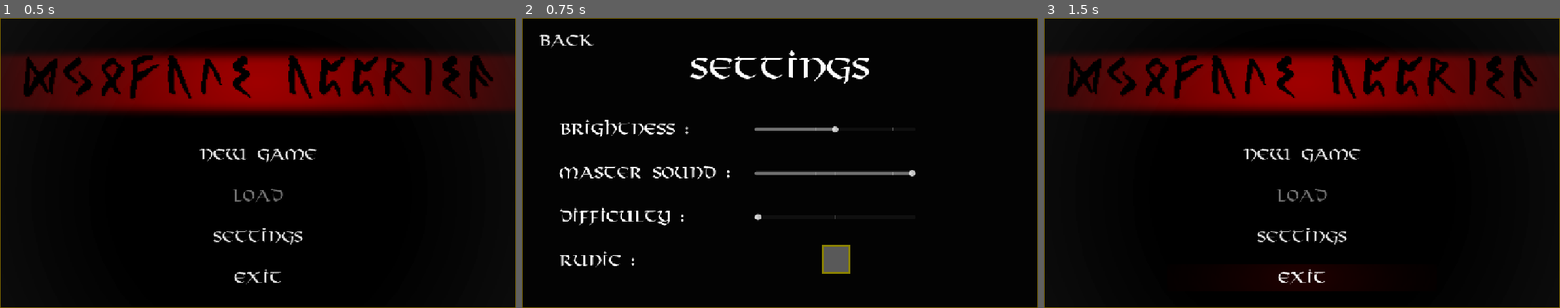
Above: before the commit, frames 1-3 (left to right).
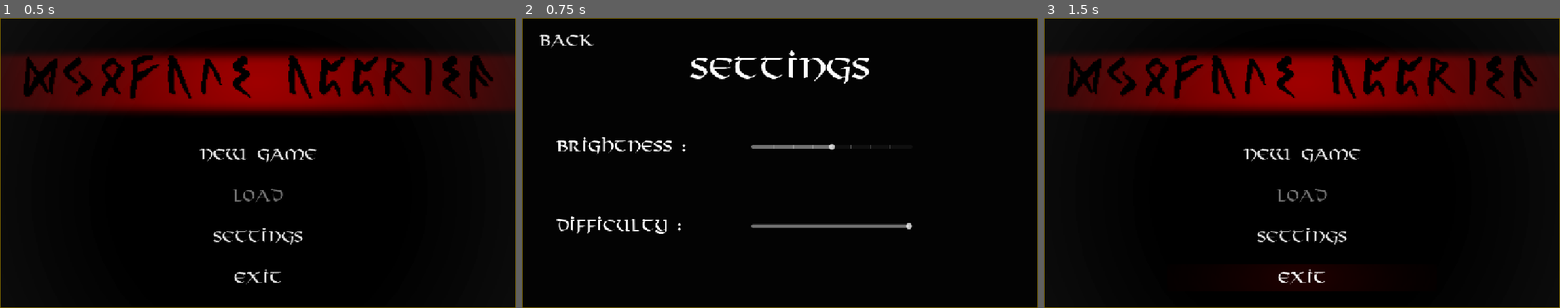
Above: after the commit, the same moments.

Repository: Leasx111/Tiofus-Ubrisa
Game: Godot game, scene res://scenes/Menus and Death Screen/Menus/main_menu.tscn
Same seed, same stepped clock (60 frames per second), same inputs: the game is played once before the commit and once after it.
Inputs:
- Up to frame 1 (0.5 s): no input
- Up to frame 2 (0.75 s): click "Settings" at 0.5 s
- Up to frame 3 (1.5 s): click "Back" at 1.25 s

Frame 1 is identical in both runs. In frame 2, 4.2% of the frame differs, in the area x 6-77%, y 34-89%; in frame 3, nothing differs.

Commit message:
persisting settings added

Diff:
--- a/scenes/Menus and Death Screen/Menus/settings_menu.gd
+++ b/scenes/Menus and Death Screen/Menus/settings_menu.gd
@@ -4,12 +4,15 @@
 @export var brightness_slider: HSlider
 @export var master_sound_slider: HSlider
 
+@export var label: Label
+
+
 # Called when the node enters the scene tree for the first time.
 func _ready() -> void:
 
-	world_environment.environment.adjustment_brightness = SaveData.brightness / 100
+	world_environment.environment.adjustment_brightness = SaveData.settings.brightness / 100
 
-	brightness_slider.value = SaveData.brightness
+	brightness_slider.value = SaveData.settings.brightness
 
 # Called every frame. 'delta' is the elapsed time since the previous frame.
 func _process(_delta: float) -> void:
@@ -18,15 +21,32 @@
 
 func _on_brightness_slider_value_changed(value: float) -> void:
 
-	SaveData.brightness = brightness_slider.value
+	SaveData.settings.brightness = value
 
-	world_environment.environment.adjustment_brightness = SaveData.brightness / 100
+	world_environment.environment.adjustment_brightness = SaveData.settings.brightness / 100
 
 func _on_master_sound_slider_value_changed(value: float) -> void:
 
-	SaveData.master_sound = master_sound_slider.value
+	SaveData.settings.master_sound = value
+
+func _on_difficulty_slider_value_changed(value: float) -> void :
+
+	if value == 100 :
+
+		label.text = ""
+
+	elif value == 50 :
+
+		label.text = "You really tought there was an easy mode ?"
+
+	elif value == 0 :
+
+		label.text = "Can't you read ? "
+
 
 
 func _on_button_button_up() -> void:
 
+	ResourceSaver.save(SaveData.settings, "user://settings.tres")
+
 	get_tree().change_scene_to_file("res://scenes/Menus and Death Screen/Menus/main_menu.tscn")
--- a/scenes/Menus and Death Screen/Menus/settings_menu.tscn
+++ b/scenes/Menus and Death Screen/Menus/settings_menu.tscn
@@ -18,7 +18,11 @@
 font = ExtResource("1_ay1y4")
 font_size = 32
 
-[node name="SettingsMenu" type="Control" unique_id=963175924 node_paths=PackedStringArray("world_environment", "brightness_slider", "master_sound_slider")]
+[sub_resource type="LabelSettings" id="LabelSettings_eduwh"]
+font = ExtResource("1_ay1y4")
+font_size = 27
+
+[node name="SettingsMenu" type="Control" unique_id=963175924 node_paths=PackedStringArray("world_environment", "brightness_slider", "master_sound_slider", "label")]
 layout_mode = 3
 anchors_preset = 15
 anchor_right = 1.0
@@ -29,6 +33,7 @@
 world_environment = NodePath("WorldEnvironment")
 brightness_slider = NodePath("VBoxContainer/Brightness/BrightnessSlider")
 master_sound_slider = NodePath("VBoxContainer/MasterSound/MasterSoundSlider")
+label = NodePath("VBoxContainer/Label")
 
 [node name="WorldEnvironment" type="WorldEnvironment" parent="." unique_id=235240012]
 environment = SubResource("Environment_15pxr")
@@ -61,9 +66,9 @@
 
 [node name="VBoxContainer" type="VBoxContainer" parent="." unique_id=67318909]
 layout_mode = 0
-offset_left = 83.0
+offset_left = 76.0
 offset_top = 200.0
-offset_right = 1020.0
+offset_right = 1076.0
 offset_bottom = 588.0
 
 [node name="Brightness" type="Label" parent="VBoxContainer" unique_id=955617422]
@@ -88,6 +93,7 @@
 ticks_position = 3
 
 [node name="MasterSound" type="Label" parent="VBoxContainer" unique_id=971711625]
+visible = false
 layout_mode = 2
 size_flags_vertical = 6
 text = "master sound :"
@@ -119,12 +125,14 @@
 offset_top = 14.0
 offset_right = 796.0
 offset_bottom = 30.0
-step = 25.0
+step = 50.0
+value = 100.0
 rounded = true
-tick_count = 5
+tick_count = 3
 ticks_position = 3
 
 [node name="Runic" type="Label" parent="VBoxContainer" unique_id=837619365]
+visible = false
 layout_mode = 2
 size_flags_vertical = 6
 text = "runic :"
@@ -140,6 +148,13 @@
 theme_override_icons/checked = ExtResource("2_15pxr")
 theme_override_icons/unchecked = ExtResource("3_eduwh")
 
+[node name="Label" type="Label" parent="VBoxContainer" unique_id=129985219]
+layout_mode = 2
+label_settings = SubResource("LabelSettings_eduwh")
+horizontal_alignment = 1
+vertical_alignment = 1
+
 [connection signal="button_up" from="Button" to="." method="_on_button_button_up"]
 [connection signal="value_changed" from="VBoxContainer/Brightness/BrightnessSlider" to="." method="_on_brightness_slider_value_changed"]
 [connection signal="value_changed" from="VBoxContainer/MasterSound/MasterSoundSlider" to="." method="_on_master_sound_slider_value_changed"]
+[connection signal="value_changed" from="VBoxContainer/Difficulty/DifficultySlider" to="." method="_on_difficulty_slider_value_changed"]
--- a/scripts/Menus and Death Screen/Load menu/load_menu.gd
+++ b/scripts/Menus and Death Screen/Load menu/load_menu.gd
@@ -4,7 +4,7 @@
 
 func _ready() -> void:
 
-	world_environment.environment.adjustment_brightness = SaveData.brightness / 100
+	world_environment.environment.adjustment_brightness = SaveData.settings.brightness / 100
 
 	for i in 4 :
 
--- a/scripts/Menus and Death Screen/Main Menu/main_menu.gd
+++ b/scripts/Menus and Death Screen/Main Menu/main_menu.gd
@@ -8,7 +8,11 @@
 # Called when the node enters the scene tree for the first time.
 func _ready() -> void :
 
-	world_environment.environment.adjustment_brightness = SaveData.brightness / 100
+	if FileAccess.file_exists("user://settings.tres") :
+
+		SaveData.settings = ResourceLoader.load("user://settings.tres")
+
+	world_environment.environment.adjustment_brightness = SaveData.settings.brightness / 100
 
 	SaveData.calc_files()
 
--- a/scripts/Others/game.gd
+++ b/scripts/Others/game.gd
@@ -12,7 +12,7 @@
 
 func _ready() -> void :
 
-	world_environment.environment.adjustment_brightness = SaveData.brightness / 100
+	world_environment.environment.adjustment_brightness = SaveData.settings.brightness / 100
 
 	await roomloader.change_room(first_room, "spawn_left")
 
--- a/scripts/Room and Save System/save_data.gd
+++ b/scripts/Room and Save System/save_data.gd
@@ -2,9 +2,7 @@
 
 var player_data : PlayerData = PlayerData.new()
 
-var brightness : float = 100.00
-
-var master_sound : float = 100.00
+var settings : Settings = Settings.new()
 
 var current_data : int = 0
 
--- /dev/null
+++ b/scripts/Room and Save System/settings.gd
@@ -0,0 +1,7 @@
+extends Resource
+
+class_name Settings
+
+@export var brightness : float = 100.00
+
+@export var master_sound : float = 100.00
Not shown, added: scripts/Room and Save System/settings.gd.uid
